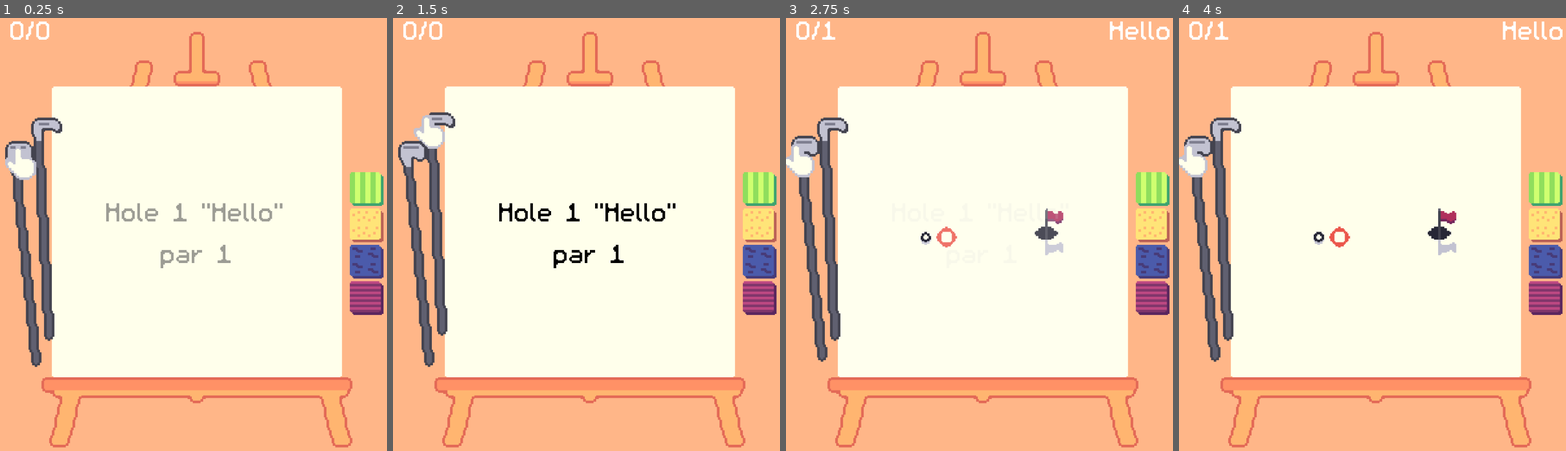
Above: before the commit, frames 1-4 (left to right).
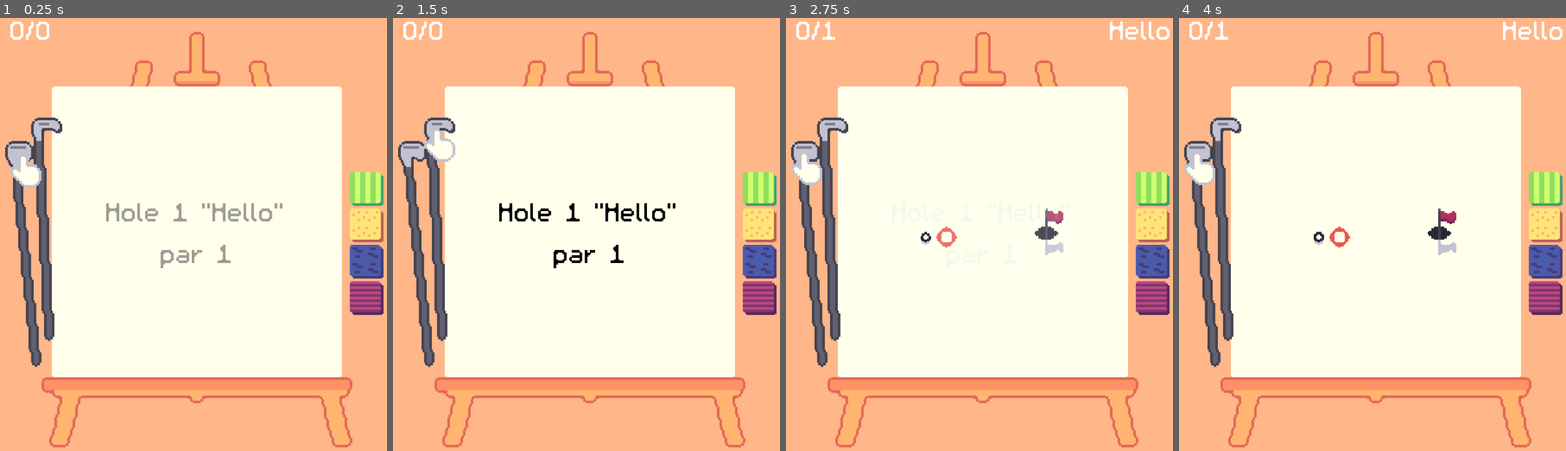
Above: after the commit, the same moments.

Repository: Pojemnik/golfech
Game: Godot game, scene res://scenes/main.tscn
Two runs of this game, one before a commit and one after it. Both use one fixed random seed, a clock stepped at 60 frames per second and the inputs below.
Inputs (mouse positions are in pixels of both pictures, inside the frame that each line leads up to):
- Up to frame 1 (0.25 s): no input
- Up to frame 2 (1.5 s): click (420, 251) at 0.5 s; click (439, 221) at 1.25 s
- Up to frame 3 (2.75 s): click (813, 251) at 2 s
- Up to frame 4 (4 s): click (1225, 221) at 2.75 s; click (1206, 251) at 3.5 s

The runs differ from the first frame. In frame 1, 0.4% of the frame differs, in the area x 1-11%, y 29-40%; in frame 2, 0.9%; in frame 3, 0.9%, in the area x 0-11%, y 27-81%; in frame 4, 0.9%.

Commit message:
silly changes

Diff:
--- a/scenes/flag.tscn
+++ b/scenes/flag.tscn
@@ -3,7 +3,7 @@
 [ext_resource type="Script" uid="uid://ddku4xh1mlgxq" path="res://scripts/flag.gd" id="2_32e5v"]
 [ext_resource type="Texture2D" uid="uid://tuip2ha521qi" path="res://tex/flag_animated.png" id="2_q38m2"]
 [ext_resource type="Texture2D" uid="uid://dyi01tag6ndgr" path="res://tex/hole.png" id="2_tjkec"]
-[ext_resource type="AudioStream" uid="uid://jgid1rnr3h58" path="res://sound/flag_final.wav" id="3_q38m2"]
+[ext_resource type="AudioStream" uid="uid://2mgrbhi1qeta" path="res://sound/pole_hit.ogg" id="4_tjkec"]
 
 [sub_resource type="AtlasTexture" id="AtlasTexture_s5mf2"]
 atlas = ExtResource("2_q38m2")
@@ -123,6 +123,6 @@
 shape = SubResource("CircleShape2D_jfjt6")
 
 [node name="AudioStreamPlayerFlag" type="AudioStreamPlayer" parent="."]
-stream = ExtResource("3_q38m2")
+stream = ExtResource("4_tjkec")
 
 [connection signal="body_entered" from="." to="." method="_on_body_entered"]
--- a/scenes/main.tscn
+++ b/scenes/main.tscn
@@ -1,7 +1,8 @@
-[gd_scene load_steps=39 format=3 uid="uid://cir3h3iqn2nq0"]
-
-[ext_resource type="Shader" path="res://hpx.gdshader" id="1_0xm2m"]
+[gd_scene load_steps=38 format=3 uid="uid://cir3h3iqn2nq0"]
+
+[ext_resource type="Shader" uid="uid://2kmpm3nsa0yf" path="res://hpx.gdshader" id="1_0xm2m"]
 [ext_resource type="Script" uid="uid://cvc5y6y42peap" path="res://scripts/level_loader.gd" id="2_h2yge"]
+[ext_resource type="AudioStream" uid="uid://cf6c3cu0p2io1" path="res://sound/select.ogg" id="2_jscy8"]
 [ext_resource type="Resource" uid="uid://ddy3oor2b2hm2" path="res://level_data/final_level_list.tres" id="5_pm3ni"]
 [ext_resource type="Script" uid="uid://b7b5aswqoe1vu" path="res://scripts/tools.gd" id="7_o6xl0"]
 [ext_resource type="Shader" uid="uid://diq3nytyo0g6r" path="res://scenes/label.gdshader" id="11_0ld40"]
@@ -11,10 +12,8 @@
 [ext_resource type="FontFile" uid="uid://nbruq80r2xme" path="res://m5x7.ttf" id="12_0ld40"]
 [ext_resource type="Texture2D" uid="uid://cabhpl2exoi3s" path="res://tex/driver.png" id="12_trceg"]
 [ext_resource type="Script" uid="uid://bw0qt1recwgpl" path="res://scripts/sub_viewport.gd" id="12_yc10j"]
-[ext_resource type="Texture2D" uid="uid://c2dos2y4jb1ep" path="res://tex/driver_selected.png" id="13_a8y0u"]
 [ext_resource type="Script" uid="uid://dbrpw63o7glhx" path="res://scripts/hit_counter.gd" id="13_gqmmt"]
 [ext_resource type="Texture2D" uid="uid://2sfmfusnwfqk" path="res://tex/chipper.png" id="13_jkv2x"]
-[ext_resource type="Texture2D" uid="uid://d2xsat0wfcqm4" path="res://tex/chipper_selected.png" id="14_jbj1t"]
 [ext_resource type="Texture2D" uid="uid://beowg2r3or33c" path="res://tex/grass_button.png" id="17_dp3eg"]
 [ext_resource type="Texture2D" uid="uid://c2l8vhv8wxmjv" path="res://tex/bunker_button.png" id="18_0ld40"]
 [ext_resource type="Texture2D" uid="uid://c7ehntm5xx4od" path="res://tex/water_button.png" id="22_y6deb"]
@@ -107,6 +106,10 @@
 bunker_button = NodePath("../UiViewport/SubViewport/Control/VBoxContainer/Bunker")
 wall_button = NodePath("../UiViewport/SubViewport/Control/VBoxContainer/Wall")
 water_button = NodePath("../UiViewport/SubViewport/Control/VBoxContainer/Water")
+
+[node name="SoundSelectPlayer" type="AudioStreamPlayer" parent="ToolsManager"]
+stream = ExtResource("2_jscy8")
+volume_db = -12.0
 
 [node name="BackgroundViewport" type="SubViewportContainer" parent="."]
 material = SubResource("ShaderMaterial_choun")
@@ -221,7 +224,6 @@
 shortcut = SubResource("Shortcut_pibwh")
 shortcut_in_tooltip = false
 texture_normal = ExtResource("12_trceg")
-texture_pressed = ExtResource("13_a8y0u")
 texture_click_mask = ExtResource("26_5q0nq")
 
 [node name="Chipper" type="TextureButton" parent="UiViewport/SubViewport/Control"]
@@ -239,7 +241,6 @@
 shortcut = SubResource("Shortcut_c6pm6")
 shortcut_in_tooltip = false
 texture_normal = ExtResource("13_jkv2x")
-texture_pressed = ExtResource("14_jbj1t")
 texture_click_mask = ExtResource("29_dgi5k")
 
 [node name="VBoxContainer" type="VBoxContainer" parent="UiViewport/SubViewport/Control"]
--- a/scripts/ball.gd
+++ b/scripts/ball.gd
@@ -50,6 +50,7 @@
 	ball_sprite = $Ball;
 	tools_manager = get_node("/root/Main/ToolsManager");
 	GameManager.restarted_level.connect(respawn);
+	$Strength.visible = false
 
 
 func _process(delta: float) -> void:
--- a/scripts/tools.gd
+++ b/scripts/tools.gd
@@ -16,7 +16,7 @@
 
 func _ready():
 	select_bat(0);
-	paintbrush.target_position = driver.global_position
+	paintbrush.target_position = driver.global_position + Vector2(3,3)
 
 func select_bat(idx: int):
 	selected_tool = 'club'
@@ -33,20 +33,23 @@
 	return selected_paint
 
 func _on_driver_pressed() -> void:
+	$SoundSelectPlayer.play()
 	chipper.button_pressed = false
 	paintbrush.visible = false
 	select_bat(0);
 	paintbrush.visible = true
-	paintbrush.target_position = driver.global_position
+	paintbrush.target_position = driver.global_position + Vector2(3,3)
 
 func _on_chipper_pressed() -> void:
+	$SoundSelectPlayer.play()
 	driver.button_pressed = false
 	paintbrush.visible = false
 	select_bat(1);
 	paintbrush.visible = true
-	paintbrush.target_position = chipper.global_position
+	paintbrush.target_position = chipper.global_position + Vector2(5,5)
 
 func _on_grass_pressed() -> void:
+	$SoundSelectPlayer.play()
 	paintbrush.visible = true
 	chipper.button_pressed = false
 	driver.button_pressed = false
@@ -54,6 +57,7 @@
 	paintbrush.target_position = grass_button.global_position
 
 func _on_bunker_pressed() -> void:
+	$SoundSelectPlayer.play()
 	paintbrush.visible = true
 	chipper.button_pressed = false
 	driver.button_pressed = false
@@ -61,6 +65,7 @@
 	paintbrush.target_position = bunker_button.global_position
 
 func _on_water_pressed() -> void:
+	$SoundSelectPlayer.play()
 	paintbrush.visible = true
 	chipper.button_pressed = false
 	driver.button_pressed = false
@@ -68,6 +73,7 @@
 	paintbrush.target_position = water_button.global_position
 
 func _on_wall_pressed() -> void:
+	$SoundSelectPlayer.play()
 	paintbrush.visible = true
 	chipper.button_pressed = false
 	driver.button_pressed = false
Not shown, added: sound/pole_hit.ogg.import
Not shown, added: sound/select.ogg.import
Not shown, added: sound/pole_hit.ogg
Not shown, added: sound/select.ogg
